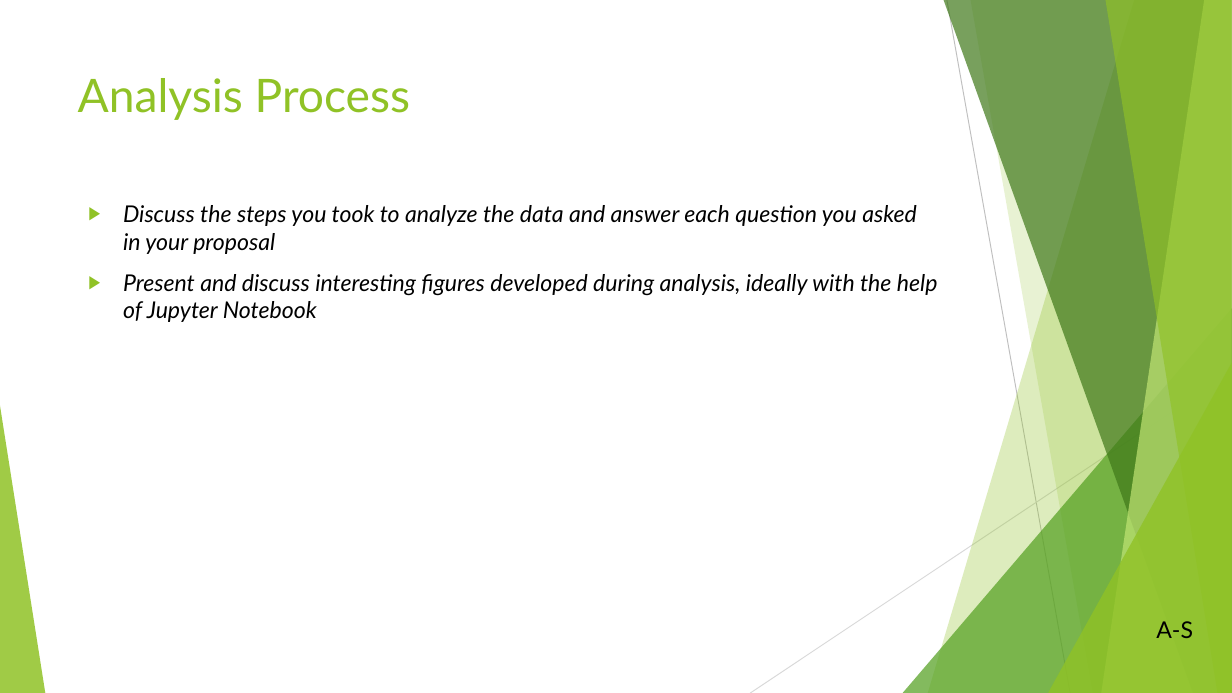
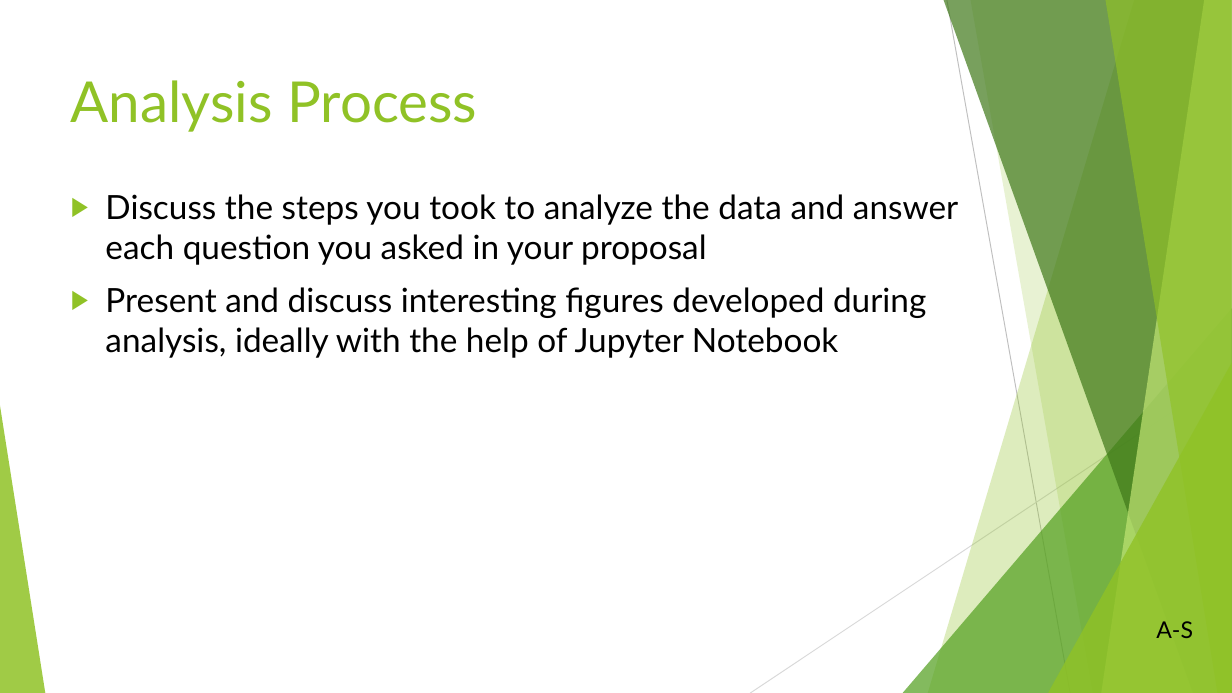
Before and after one commit to Fescamil1/Project_1_Housing_Market_Analysis, a slide deck: slide 6 of Texas Housing Market Analysis PowerPoint.pptx. Drawn at 1232x693 pixels with LibreOffice and Linux fonts; fonts in the diff are those of the drawing. Boxes give left, top, right and bottom in pixels: in the first picture for what was removed or moved away, otherwise in the second. Text is boxed around its words. In the diff, an @@ line names an element or a change of style, - is before the commit and + after.

```diff
--- a/Texas Housing Market Analysis PowerPoint.pptx
+++ b/Texas Housing Market Analysis PowerPoint.pptx
@@ title "Analysis Process" at (71,80,477,132): size 36 to 44 pt @@
@@ text "Discuss the steps you took ...": place and size @@
-text "Discuss the steps you took ..." at (123,205,938,322)
+text "Discuss the steps you took ..." at (105,194,958,358)
@@ text "Discuss the steps you took ..." at (105,194,958,358): size 18 to 26 pt, italic off @@
```
Also in this commit, not shown: 10 other slides changed, 2 slides added, 2 slides removed, 1 other file.
